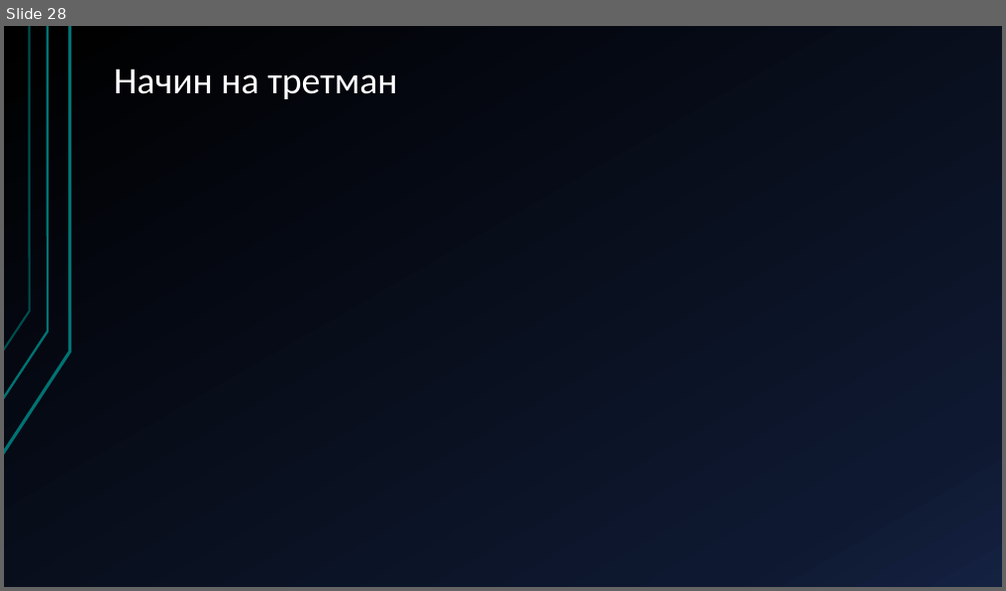
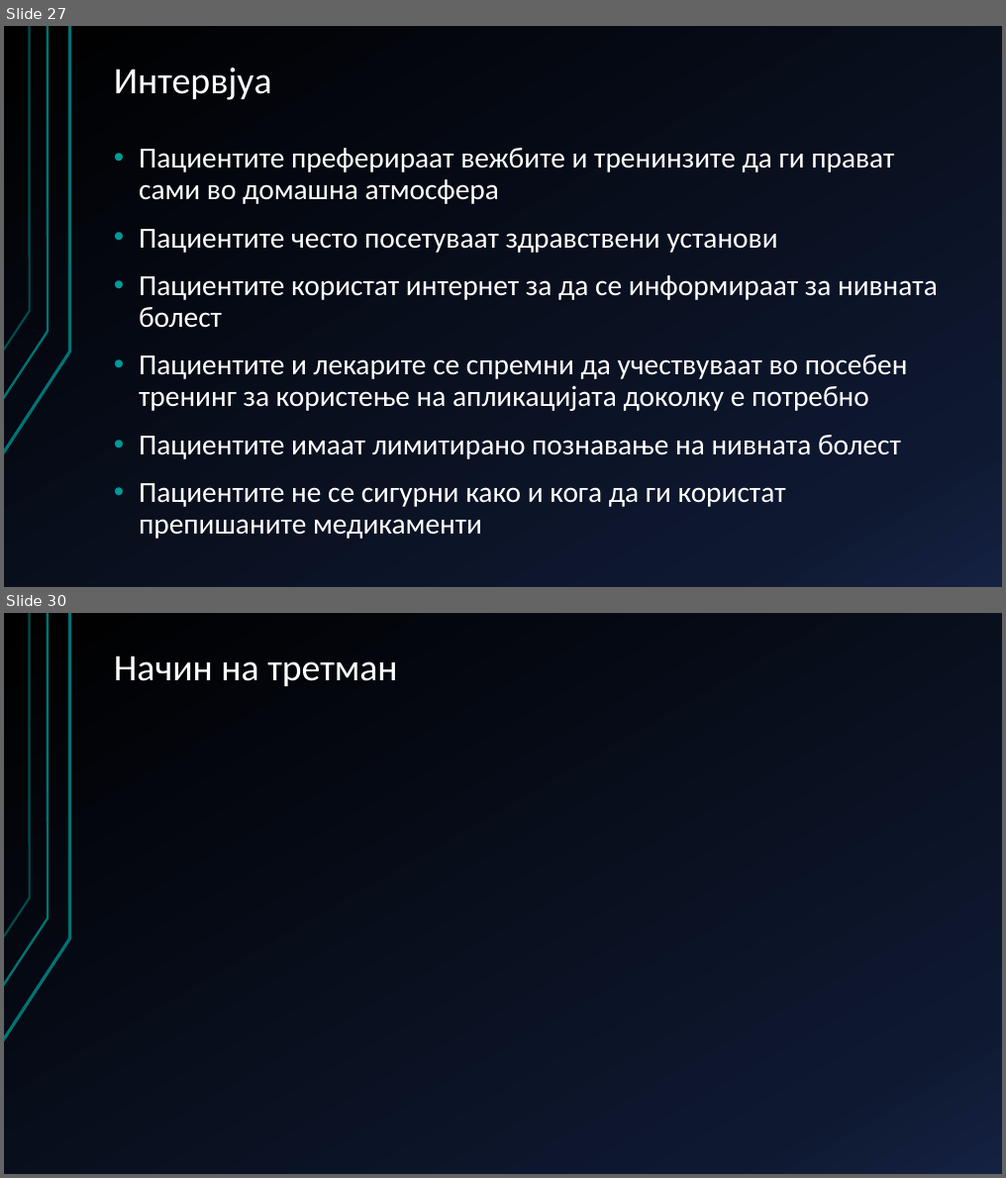
Before and after one commit to AlenDosev/Master, a slide deck: Master.pptx. Shown one above the other, each under a label of ours: slide 28 before the commit, slides 27 and 30 after it; the slides between them are not shown. The pictures are 1006x591 and 1006x1178 pixels, drawn with LibreOffice and Linux fonts; fonts in the diff are those of the drawing. Boxes give left, top, right and bottom in pixels: in the first picture for what was removed or moved away, otherwise in the second. Text is boxed around its words. In the diff, an @@ line names an element or a change of style, - is before the commit and + after.

```diff
--- a/Master.pptx
+++ b/Master.pptx
@@ slide 27 added at <box>4,26,1002,587</box>, background gradient #000000 to #0F1931 to #142242; not listed: 3 template elements that a slide beside it also shows @@
@@ title added at <box>114,68,272,100</box>, 36 pt, text #FFFFFF @@
+Интервјуа
@@ text added at <box>139,148,938,539</box>, 28 pt, text #FFFFFF @@
+• Пациентите преферираат вежбите и тренинзите да ги прават сами во домашна атмосфера
+• Пациентите често посетуваат здравствени установи
+• Пациентите користат интернет за да се информираат за нивната болест
+• Пациентите и лекарите се спремни да учествуваат во посебен тренинг за користење на апликацијата доколку е потребно
+• Пациентите имаат лимитирано познавање на нивната болест
+• Пациентите не се сигурни како и кога да ги користат препишаните медикаменти
@@ what was slide 28 is now slide 30 @@
```
Also in this commit, not shown: 5 slides changed, 2 other slides added, 2 slides removed.
